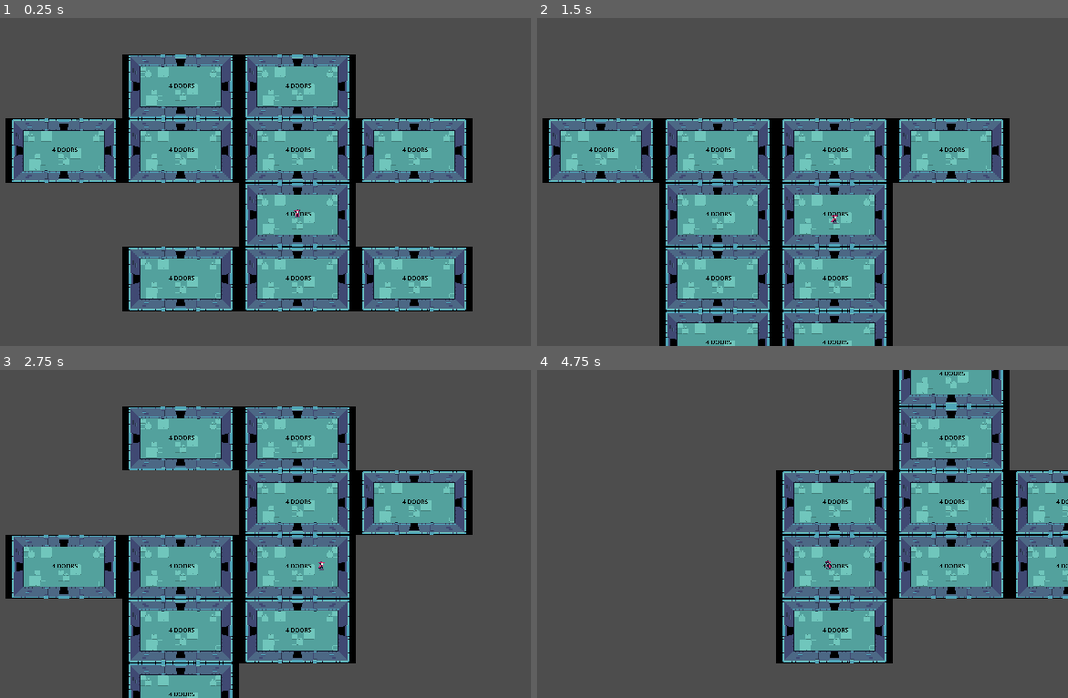
Above: before the commit, frames 1-4 (two rows, left to right).
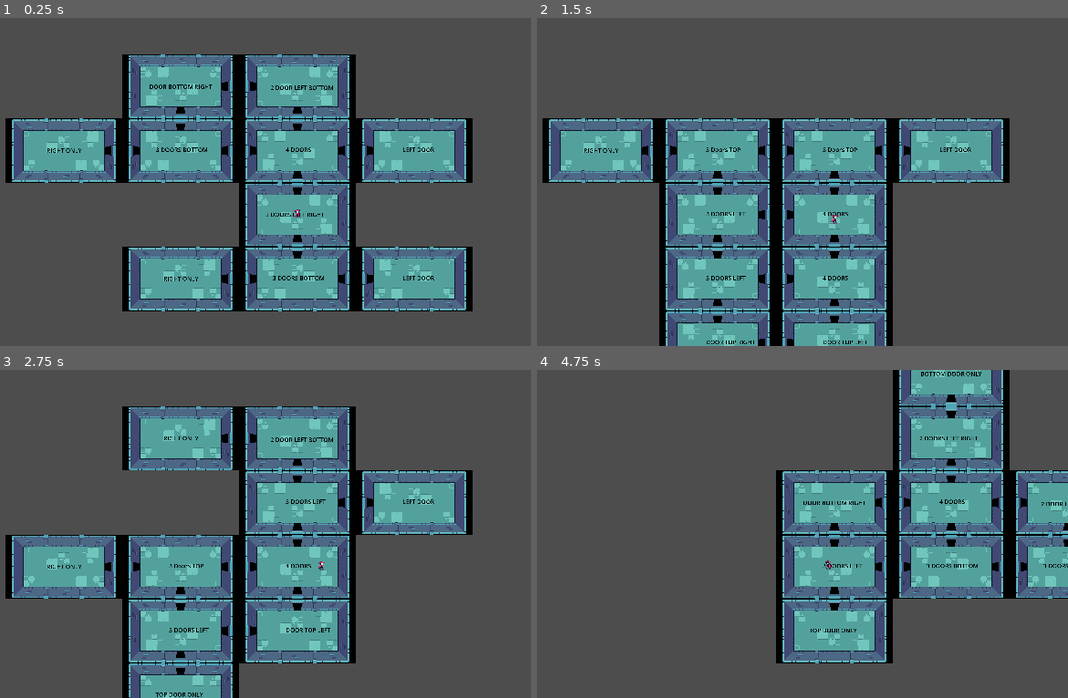
Above: after the commit, the same moments.

Repository: Hamsu-dev/Infinity_Castle
Game: Godot game, scene res://Scenes/world.tscn
Two runs of this game, one before a commit and one after it. Both use one fixed random seed, a clock stepped at 60 frames per second and the inputs below.
Inputs:
- Up to frame 1 (0.25 s): no input
- Up to frame 2 (1.5 s): tap Enter (ui_accept) at 0.5, 0.77, 1.25 s; hold Right (ui_right) 0.53-1.28 s; hold Down (ui_down) from 1.28 s (still down)
- Up to frame 3 (2.75 s): tap Enter (ui_accept) at 1.52, 2 s; release Down (ui_down) at 2.03 s; hold Right (ui_right) from 2.03 s (still down)
- Up to frame 4 (4.75 s): tap Enter (ui_accept) at 2.75, 3.02, 3.5, 3.77, 4.25, 4.52 s; release Right (ui_right) at 2.78 s; hold Up (ui_up) 2.78-3.53 s; hold Left (ui_left) from 3.53 s (still down)

The runs differ from the first frame. In frame 1, 6.2% of the frame differs, in the area x 2-88%, y 11-90%; in frame 2, 3.9%; in frame 3, 5.1%; in frame 4, 3.6%.

Commit message:
Proc gen working!!!

Diff:
--- a/Doors/2_LEFT_RIGHT.tscn
+++ b/Doors/2_DOOR_LEFT_RIGHT.tscn
@@ -1,8 +1,8 @@
-[gd_scene load_steps=6 format=3 uid="uid://cdcoketelrmd2"]
+[gd_scene load_steps=6 format=3 uid="uid://5pq8r7w1wani"]
 
-[ext_resource type="Texture2D" uid="uid://bxd5yfvhkdslt" path="res://PNG/2_Door_Left_Right.png" id="2_2cqyg"]
-[ext_resource type="Texture2D" uid="uid://bkx2epnt5ymb7" path="res://PNG/basic_dungeon_room.png" id="3_xantn"]
-[ext_resource type="PackedScene" uid="uid://cqfaktsu0eir" path="res://Scenes/door.tscn" id="4_82tx0"]
+[ext_resource type="Texture2D" uid="uid://djpdvxbu6btoa" path="res://PNG/2_Door_UP_DOWN.png" id="1_n6x8g"]
+[ext_resource type="Texture2D" uid="uid://bkx2epnt5ymb7" path="res://PNG/basic_dungeon_room.png" id="2_wcs3x"]
+[ext_resource type="PackedScene" uid="uid://cqfaktsu0eir" path="res://Scenes/door.tscn" id="3_l4v17"]
 
 [sub_resource type="RectangleShape2D" id="RectangleShape2D_ecl6m"]
 size = Vector2(224, 112)
@@ -15,28 +15,28 @@
 
 [node name="Sprite2D" type="Sprite2D" parent="."]
 position = Vector2(0, 2)
-texture = ExtResource("2_2cqyg")
+texture = ExtResource("1_n6x8g")
 centered = false
 
 [node name="Sprite2D2" type="Sprite2D" parent="."]
 visible = false
 position = Vector2(0, 182)
-texture = ExtResource("3_xantn")
+texture = ExtResource("2_wcs3x")
 centered = false
 
 [node name="Walls" type="StaticBody2D" parent="."]
 
 [node name="CollisionPolygon2D" type="CollisionPolygon2D" parent="Walls"]
-polygon = PackedVector2Array(170, 34, 170, 0, 320, 0, 320, 80, 272, 80, 272, 34)
+polygon = PackedVector2Array(150, 34, 149, 0, 320, 0, 320, 80, 272, 80, 272, 34)
 
 [node name="CollisionPolygon2D2" type="CollisionPolygon2D" parent="Walls"]
-polygon = PackedVector2Array(0, 0, 150, 0, 150, 34, 48, 34, 48, 100, 0, 100)
+polygon = PackedVector2Array(0, 0, 150, 0, 150, 34, 48, 34, 48, 80, 0, 80)
 
 [node name="CollisionPolygon2D3" type="CollisionPolygon2D" parent="Walls"]
-polygon = PackedVector2Array(0, 100, 48, 100, 48, 146, 150, 146, 150, 180, 0, 180)
+polygon = PackedVector2Array(0, 100, 48, 100, 48, 146, 170, 146, 170, 180, 0, 180)
 
 [node name="CollisionPolygon2D4" type="CollisionPolygon2D" parent="Walls"]
-polygon = PackedVector2Array(170, 146, 272, 146, 272, 80, 320, 80, 320, 180, 170, 180)
+polygon = PackedVector2Array(170, 146, 272, 146, 272, 100, 320, 100, 320, 180, 170, 180)
 
 [node name="PlayerDetector" type="Area2D" parent="."]
 collision_layer = 0
@@ -47,35 +47,36 @@
 shape = SubResource("RectangleShape2D_ecl6m")
 debug_color = Color(0.984314, 0, 0.329412, 0.419608)
 
-[node name="DoorUp" parent="." instance=ExtResource("4_82tx0")]
-position = Vector2(160, 26)
+[node name="DoorLeft" parent="." instance=ExtResource("3_l4v17")]
+position = Vector2(40, 90)
 metadata/_edit_group_ = true
 
-[node name="Marker2D" parent="DoorUp" index="0"]
-position = Vector2(0, -64)
+[node name="Marker2D" parent="DoorLeft" index="0"]
+position = Vector2(-92, 0)
 
-[node name="CollisionShape2D" type="CollisionShape2D" parent="DoorUp"]
+[node name="CollisionShape2D" type="CollisionShape2D" parent="DoorLeft"]
 shape = SubResource("RectangleShape2D_6yqxi")
 
-[node name="DoorDown" parent="." instance=ExtResource("4_82tx0")]
-position = Vector2(160, 154)
+[node name="DoorRight" parent="." instance=ExtResource("3_l4v17")]
+position = Vector2(280, 90)
 metadata/_edit_group_ = true
 
-[node name="Marker2D" parent="DoorDown" index="0"]
-position = Vector2(0, 70)
+[node name="Marker2D" parent="DoorRight" index="0"]
+position = Vector2(92, 0)
 
-[node name="CollisionShape2D" type="CollisionShape2D" parent="DoorDown"]
+[node name="CollisionShape2D" type="CollisionShape2D" parent="DoorRight"]
 shape = SubResource("RectangleShape2D_6yqxi")
 
 [node name="Label" type="Label" parent="."]
-offset_left = 73.0
+offset_left = 86.0
 offset_top = 78.0
-offset_right = 247.0
+offset_right = 238.0
 offset_bottom = 101.0
 theme_override_colors/font_color = Color(0, 0, 0, 1)
-text = "2 DOORS LEFT RIGHT"
+text = "2 DOORS LEFT RIGHT
+"
 
 [connection signal="body_entered" from="PlayerDetector" to="." method="_on_player_detector_body_entered"]
 
-[editable path="DoorUp"]
-[editable path="DoorDown"]
+[editable path="DoorLeft"]
+[editable path="DoorRight"]
--- a/Doors/2_door_up_down.tscn
+++ b/Doors/2_door_up_down.tscn
@@ -1,6 +1,6 @@
-[gd_scene load_steps=6 format=3 uid="uid://5pq8r7w1wani"]
+[gd_scene load_steps=6 format=3 uid="uid://cdcoketelrmd2"]
 
-[ext_resource type="Texture2D" uid="uid://djpdvxbu6btoa" path="res://PNG/2_Door_UP_DOWN.png" id="2_ntp7q"]
+[ext_resource type="Texture2D" uid="uid://bxd5yfvhkdslt" path="res://PNG/2_Door_Left_Right.png" id="1_qfw8l"]
 [ext_resource type="Texture2D" uid="uid://bkx2epnt5ymb7" path="res://PNG/basic_dungeon_room.png" id="3_hybli"]
 [ext_resource type="PackedScene" uid="uid://cqfaktsu0eir" path="res://Scenes/door.tscn" id="4_rnyu2"]
 
@@ -15,7 +15,7 @@
 
 [node name="Sprite2D" type="Sprite2D" parent="."]
 position = Vector2(0, 2)
-texture = ExtResource("2_ntp7q")
+texture = ExtResource("1_qfw8l")
 centered = false
 
 [node name="Sprite2D2" type="Sprite2D" parent="."]
@@ -27,16 +27,16 @@
 [node name="Walls" type="StaticBody2D" parent="."]
 
 [node name="CollisionPolygon2D" type="CollisionPolygon2D" parent="Walls"]
-polygon = PackedVector2Array(150, 34, 149, 0, 320, 0, 320, 80, 272, 80, 272, 34)
+polygon = PackedVector2Array(170, 34, 170, 0, 320, 0, 320, 80, 272, 80, 272, 34)
 
 [node name="CollisionPolygon2D2" type="CollisionPolygon2D" parent="Walls"]
-polygon = PackedVector2Array(0, 0, 150, 0, 150, 34, 48, 34, 48, 80, 0, 80)
+polygon = PackedVector2Array(0, 0, 150, 0, 150, 34, 48, 34, 48, 100, 0, 100)
 
 [node name="CollisionPolygon2D3" type="CollisionPolygon2D" parent="Walls"]
-polygon = PackedVector2Array(0, 100, 48, 100, 48, 146, 170, 146, 170, 180, 0, 180)
+polygon = PackedVector2Array(0, 100, 48, 100, 48, 146, 150, 146, 150, 180, 0, 180)
 
 [node name="CollisionPolygon2D4" type="CollisionPolygon2D" parent="Walls"]
-polygon = PackedVector2Array(170, 146, 272, 146, 272, 100, 320, 100, 320, 180, 170, 180)
+polygon = PackedVector2Array(170, 146, 272, 146, 272, 80, 320, 80, 320, 180, 170, 180)
 
 [node name="PlayerDetector" type="Area2D" parent="."]
 collision_layer = 0
@@ -47,35 +47,35 @@
 shape = SubResource("RectangleShape2D_ecl6m")
 debug_color = Color(0.984314, 0, 0.329412, 0.419608)
 
-[node name="DoorLeft" parent="." instance=ExtResource("4_rnyu2")]
-position = Vector2(40, 90)
+[node name="DoorUp" parent="." instance=ExtResource("4_rnyu2")]
+position = Vector2(160, 26)
 metadata/_edit_group_ = true
 
-[node name="Marker2D" parent="DoorLeft" index="0"]
-position = Vector2(-92, 0)
+[node name="Marker2D" parent="DoorUp" index="0"]
+position = Vector2(0, -64)
 
-[node name="CollisionShape2D" type="CollisionShape2D" parent="DoorLeft"]
+[node name="CollisionShape2D" type="CollisionShape2D" parent="DoorUp"]
 shape = SubResource("RectangleShape2D_6yqxi")
 
-[node name="DoorRight" parent="." instance=ExtResource("4_rnyu2")]
-position = Vector2(280, 90)
+[node name="DoorDown" parent="." instance=ExtResource("4_rnyu2")]
+position = Vector2(160, 154)
 metadata/_edit_group_ = true
 
-[node name="Marker2D" parent="DoorRight" index="0"]
-position = Vector2(92, 0)
+[node name="Marker2D" parent="DoorDown" index="0"]
+position = Vector2(0, 70)
 
-[node name="CollisionShape2D" type="CollisionShape2D" parent="DoorRight"]
+[node name="CollisionShape2D" type="CollisionShape2D" parent="DoorDown"]
 shape = SubResource("RectangleShape2D_6yqxi")
 
 [node name="Label" type="Label" parent="."]
-offset_left = 86.0
+offset_left = 73.0
 offset_top = 78.0
-offset_right = 238.0
+offset_right = 247.0
 offset_bottom = 101.0
 theme_override_colors/font_color = Color(0, 0, 0, 1)
-text = "2 DOORS UP DOWN"
+text = "2 DOORS LEFT RIGHT"
 
 [connection signal="body_entered" from="PlayerDetector" to="." method="_on_player_detector_body_entered"]
 
-[editable path="DoorLeft"]
-[editable path="DoorRight"]
+[editable path="DoorUp"]
+[editable path="DoorDown"]
--- a/Scripts/RoomManager.gd
+++ b/Scripts/RoomManager.gd
@@ -33,7 +33,7 @@
 	"2_DOOR_RIGHT_BOTTOM": { "scene": preload("res://Doors/2_DOOR_RIGHT_BOTTOM.tscn"), "doors": [DoorPosition.UP, DoorPosition.LEFT] },
 	"2_DOOR_TOP_LEFT": { "scene": preload("res://Doors/2_DOOR_TOP_LEFT.tscn"), "doors": [DoorPosition.DOWN, DoorPosition.RIGHT] },
 	"2_Door_UP_RIGHT": { "scene": preload("res://Doors/2_Door_UP_RIGHT.tscn"), "doors": [DoorPosition.DOWN, DoorPosition.LEFT] },
-	"2_LEFT_RIGHT": { "scene": preload("res://Doors/2_LEFT_RIGHT.tscn"), "doors": [DoorPosition.LEFT, DoorPosition.RIGHT] },
+	"2_LEFT_RIGHT": { "scene": preload("res://Doors/2_DOOR_LEFT_RIGHT.tscn"), "doors": [DoorPosition.LEFT, DoorPosition.RIGHT] },
 	"2_door_up_down": { "scene": preload("res://Doors/2_door_up_down.tscn"), "doors": [DoorPosition.UP, DoorPosition.DOWN] },
 	"TOP_DOOR_ONLY": { "scene": preload("res://Doors/TOP_DOOR_ONLY.tscn"), "doors": [DoorPosition.UP] },
 	"BOTTOM_DOOR_ONLY": { "scene": preload("res://Doors/BOTTOM_DOOR_ONLY.tscn"), "doors": [DoorPosition.DOWN] },
@@ -51,18 +51,8 @@
 	var start_position = Vector2(0, 0)
 	add_room(start_position, "dungeon_room")
 
-	place_special_rooms()
 	fill_with_normal_rooms()
 	validate_and_adjust_rooms()
-
-func place_special_rooms():
-	var boss_position = get_best_empty_position()
-	if boss_position != null:
-		add_room(boss_position, "dungeon_room")
-
-	var shop_position = get_best_empty_position()
-	if shop_position != null:
-		add_room(shop_position, "dungeon_room")
 
 func fill_with_normal_rooms():
 	while rooms.size() < MAX_ROOMS:
@@ -110,12 +100,45 @@
 	for position in grid.keys():
 		var room_instance = grid[position]
 		var room_doors = get_doors(room_instance)
+		var invalid_doors = []
 		for direction in directions.keys():
 			var neighbor_pos = position + directions[direction]
 			if !grid.has(neighbor_pos) and direction in room_doors:
-				var door = room_instance.get_node(door_name(direction))
-				if door:
-					door.queue_free()
+				invalid_doors.append(direction)
+
+		if invalid_doors.size() > 0:
+			replace_with_edge_room(position, room_instance, invalid_doors)
+
+func replace_with_edge_room(position, room_instance, invalid_doors):
+	# Remove invalid doors for edge rooms
+	var valid_doors = get_doors(room_instance).duplicate()
+	for invalid_door in invalid_doors:
+		if invalid_door in valid_doors:
+			valid_doors.erase(invalid_door)
+			print("Removed invalid door %s at position %s" % [invalid_door, position])
+
+	var edge_room_scene = get_room_scene_for_doors(valid_doors)
+	if edge_room_scene != null:
+		var edge_room_instance = edge_room_scene.instantiate()
+		edge_room_instance.position = room_instance.position
+
+		# Ensure the room_instance is still a child before removing it
+		if room_instance.get_parent() == self:
+			remove_child(room_instance)
+			print("Removed room at position %s" % position)
+
+		add_child(edge_room_instance)
+		grid[position] = edge_room_instance
+		print("Replaced room at position %s with edge room" % position)
+
+func get_room_scene_for_doors(doors):
+	doors.sort()
+	for room_key in room_data.keys():
+		var sorted_doors = room_data[room_key]["doors"].duplicate()
+		sorted_doors.sort()
+		if sorted_doors == doors:
+			return room_data[room_key]["scene"]
+	return room_data["dungeon_room"]["scene"]  # Default to dungeon_room with all doors
 
 func direction_to_vector(direction):
 	return directions[direction]
